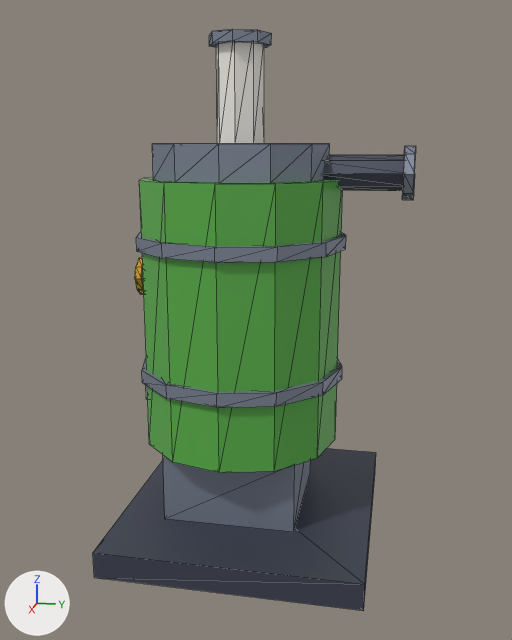
Renders of the glTF model assets/managed-models/engine-room/filter/filter.glb from each side of a commit.
Before and after are seen from a 50 mm lens placed at (2.087, 0.463, 1.195), pointed at (0.024, 0.051, 0.679). The axes (+X, +Y, +Z) are drawn at lower left. The lights are the same throughout. The first picture is the older version. Mesh edges are drawn as thin lines. Vertices at exactly the same position are counted once.

The scene before the commit, as lines of its bpy script (objects in view):
```python
me_filter = bpy.data.meshes.new('filter')
me_filter.from_pydata(...)  # 224 vertices, 396 faces; spans x -0.42..0.42, y -0.34..0.5, z 0.0..1.5
me_filter.materials.append(mat_m_filter)
ob_filter = bpy.data.objects.new('filter', me_filter)
ob_filter.location = (0.0, 0.0, 0.0)
```
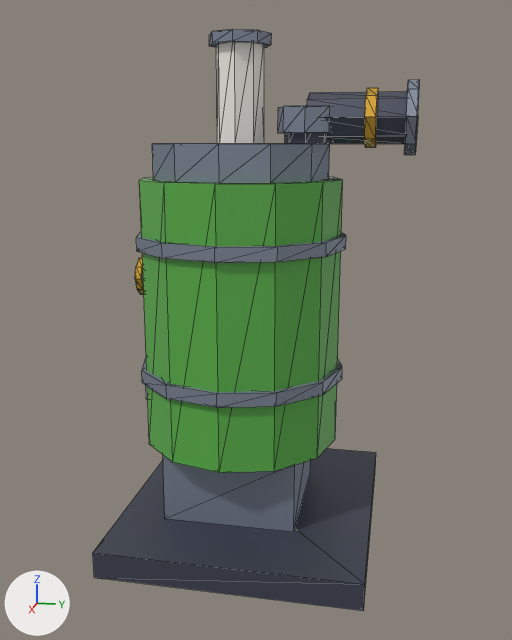
Commit message: feat(engine-room): an arm from the Filter to the chimney of the Steam boiler

The change, as a list of edits to the scene's bpy script:
```text
Change me_filter:
    used by ob_filter; location = (0.0, 0.0, 0.0)
    remove me_filter.from_pydata(...)  # 224 vertices, 396 faces; spans x -0.42..0.42, y -0.34..0.5, z 0.0..1.5
    add me_filter.from_pydata(...)  # 272 vertices, 480 faces; spans x -0.42..0.42, y -0.34..0.5, z 0.0..1.5
    me_filter part 1: a new loose piece, an 8-sided cylinder along y spanning x -0.08..0.08, y 0.36..0.39, z 1.19..1.35, in mat_m_filter
    me_filter part 2: a new loose piece, an 8-sided cylinder along z spanning x -0.07..0.07, y 0.13..0.27, z 1.2..1.3, in mat_m_filter
    me_filter part 3: a new loose piece, an 8-sided cylinder along z spanning x -0.09..0.09, y 0.11..0.29, z 1.23..1.3, in mat_m_filter
    me_filter part 4
    30 vertices move from x -0.08..0.08, y 0.2..0.5, z 1.04..1.2 to x -0.1..0.1, y 0.2..0.5, z 1.17..1.37
```

Location of each change, (x1, y1, x2, y2) in pixels of the pictures (512 x 640 px; the box of a moved part takes in the faces that stretch with it):
'filter', reshaped
    before: (93, 29, 416, 611)
    after: (93, 29, 419, 611)
part 1 of me_filter, added (orange)
    after: (364, 88, 378, 147)
part 2 of me_filter, added
    after: (285, 133, 333, 144)
part 3 of me_filter, added
    after: (278, 106, 331, 133)
part 4 of me_filter, moved or reshaped
    before: (323, 146, 416, 200)
    after: (307, 80, 419, 155)
